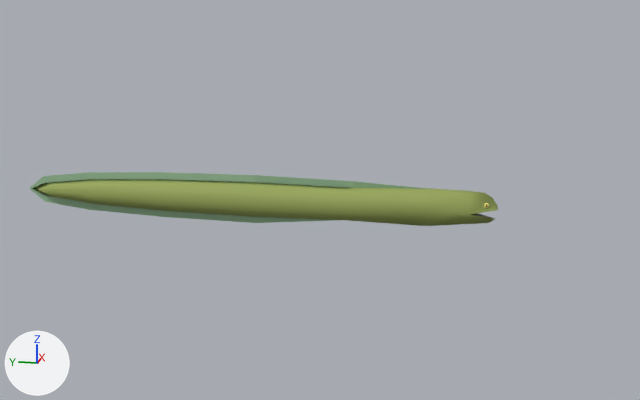
An edit to the FBX model Assets/Eel.fbx, drawn before and after from the same camera.
Camera for both pictures: a 50 mm camera at (-0.1964, -0.0547, 0.0496) aimed at (0.0009, -0.0152, 0.0003). The axes (+X, +Y, +Z) are drawn at lower left. The lights are the same throughout. Vertices at the same position are counted once.
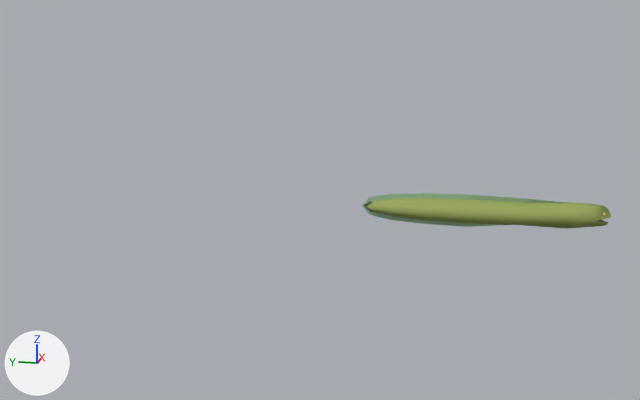
Pixel boxes (x1, y1, x2, y2) of what changed, in the pictures (640 x 400 px):
'pCube4', reshaped, moved, rescaled (47% narrower, 33% shorter): before (29, 172, 498, 226); after (362, 193, 611, 229)

The edits, one by one:
Material 'lambert1' (mat_lambert1) is new.
Its base color is (0.5, 0.5, 0.5) (grey #bcbcbc).
me_mesh is used by ob_pcube4; location (0.0, 0.0, 0.0); rotation (1.571, 0.0, 0.0), in degrees (90, 0, 0); scale (0.01, 0.01, 0.01).
me_mesh had 354 vertices, 322 faces and spanned x -0.44..0.44, y -0.58..0.58, z -5.82..5.59.
me_mesh now has 1956 vertices, 1918 faces and spans x -0.57..0.3, y -0.49..0.67, z -9.48..0.52.
me_mesh part 1: the loose piece of 126 vertices spanning x -0.44..0.44, y -0.58..0.58, z -5.82..5.59 is rebuilt with 132 vertices and now spans x -0.57..0.3, y -0.49..0.67, z -9.48..0.52.
me_mesh now uses material mat_lambert1 (grey #bcbcbc).
Object 'pCube4' (ob_pcube4) moves from (0.0, 0.0, 0.0) to (0.0014, -0.0773, -0.0009).
Object 'pCube4' (ob_pcube4) is rescaled from (0.01, 0.01, 0.01) to (0.01, 0.00647, 0.00549).
